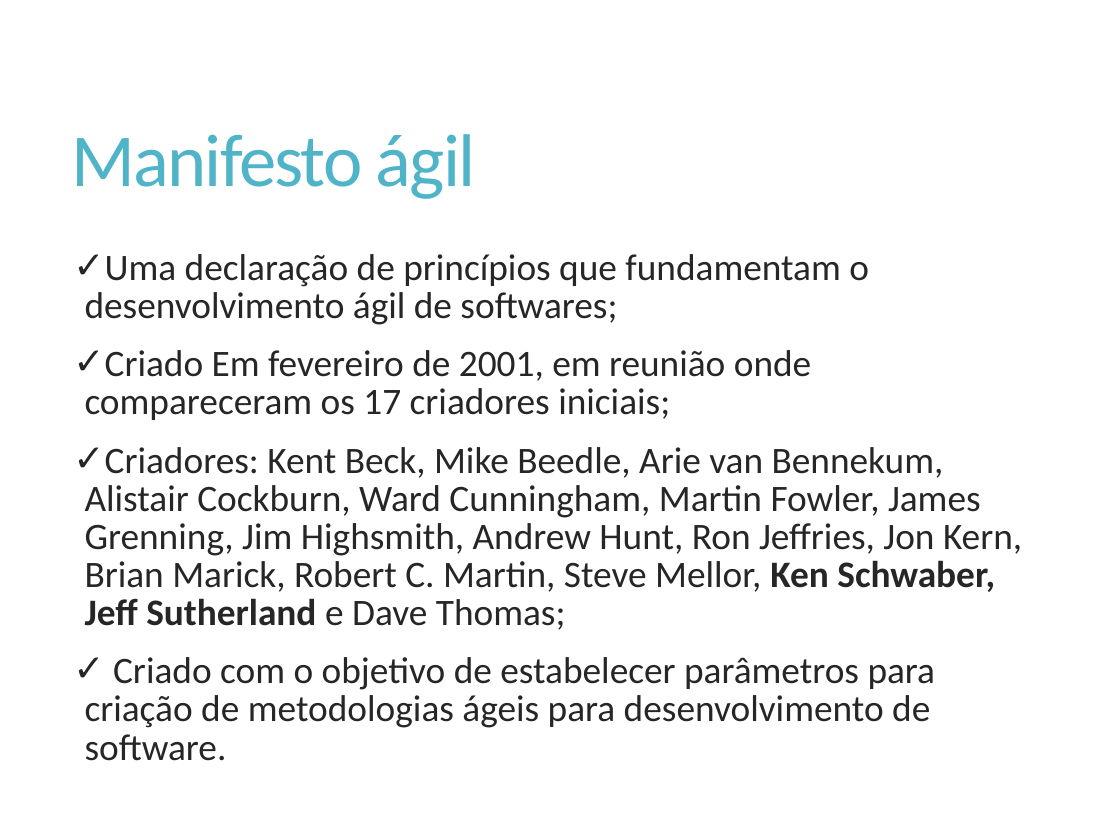
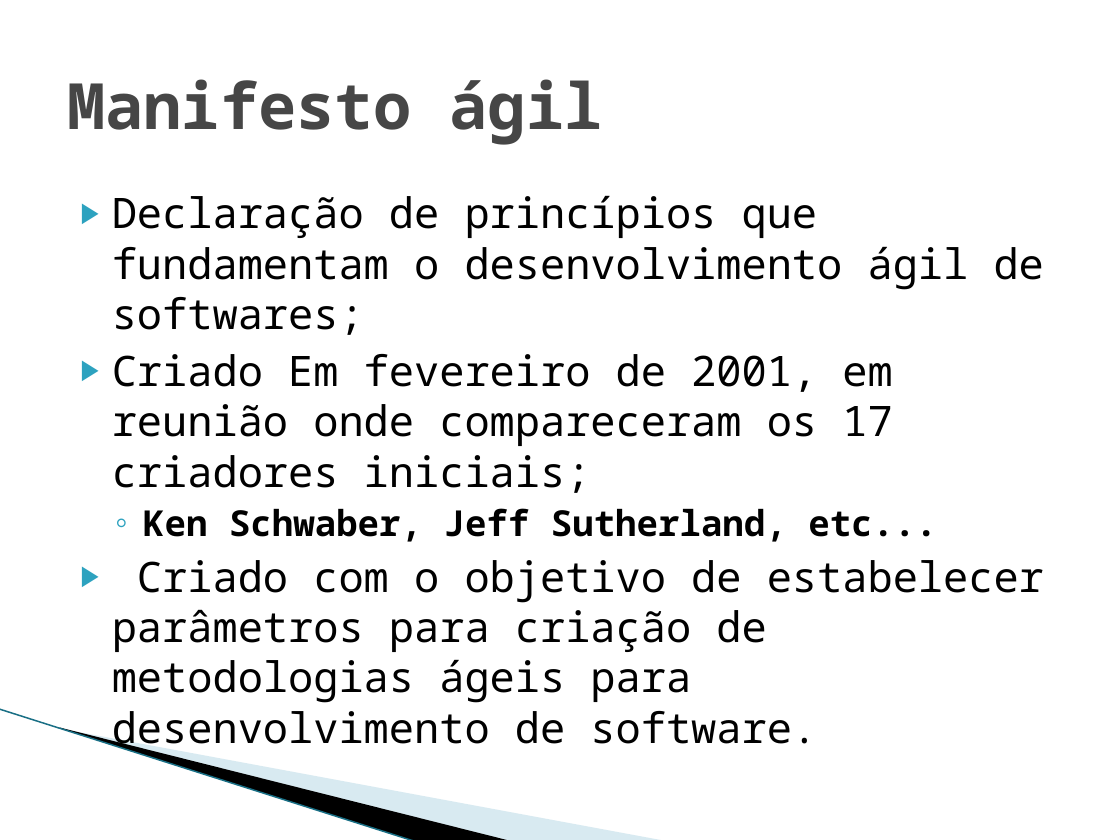
Before and after one commit to Elton-Garbin/TCC-2016, a slide deck: slide 9 of StartIdea/StartIdea.Docs/Apresentacao.pptx. Drawn at 1120x840 pixels with LibreOffice and Linux fonts; fonts in the diff are those of the drawing; background and template pictures are left out. Boxes give left, top, right and bottom in pixels: in the first picture for what was removed or moved away, otherwise in the second. Text is boxed around its words. In the diff, an @@ line names an element or a change of style, - is before the commit and + after.

```diff
--- a/StartIdea/StartIdea.Docs/Apresentacao.pptx
+++ b/StartIdea/StartIdea.Docs/Apresentacao.pptx
@@ title "Manifesto ágil" moved from (x1=72, y1=134, x2=476, y2=199) to (x1=67, y1=79, x2=603, y2=145) @@
@@ title "Manifesto ágil" at (x1=67, y1=79, x2=603, y2=145): size 48 to 41 pt, font Calibri to Noto Sans Mono, text colour #50B4C8 to #464646, letter spacing -1.2 to 0 pt, bold on; line spacing 0.9 to 1 @@
@@ text "Declaração de princípios que fundamentam ..." moved from (x1=85, y1=254, x2=1022, y2=761) to (x1=112, y1=195, x2=1044, y2=754) @@
@@ text at (x1=112, y1=195, x2=1044, y2=335): text changed; size 24 to 27 pt; font Calibri to Noto Sans Mono; text colour #262626 to #000000 @@
-✓ Uma declaração de princípios que fundamentam o desenvolvimento ágil de softwares;
+▶ Declaração de princípios que fundamentam o desenvolvimento ágil de softwares;
@@ text at (x1=112, y1=354, x2=1044, y2=754): size 24 to 27 pt, font Calibri to Noto Sans Mono, text colour #262626 to #000000 in "Criado Em fevereiro de 2001, em reunião ...", "Criado com o objetivo de estabelecer parâmetros ..."; bullet ✓ to ▶; line spacing 0.85 to 1; less space between paragraphs @@
@@ text at (x1=143, y1=508, x2=937, y2=542): text changed; size 24 to 23 pt; font Calibri to Noto Sans Mono; text colour #262626 to #000000; bold on @@
-✓ Criadores: Kent Beck, Mike Beedle, Arie van Bennekum, Alistair Cockburn, Ward Cunningham, Martin Fowler, James Grenning, Jim Highsmith, Andrew Hunt, Ron Jeffries, Jon Kern, Brian Marick, Robert C. Martin, Steve Mellor, Ken Schwaber, Jeff Sutherland e Dave Thomas;
+  ◦ Ken Schwaber, Jeff Sutherland, etc...
@@ line added from (0, 709) to (416, 840), #97C5D8 0.95 pt @@
@@ freeform shape added at (x1=59, y1=727, x2=512, y2=840), fill #000000 @@
@@ freeform shape added at (x1=62, y1=728, x2=666, y2=840), fill #A0CBDC at 40% opacity @@
```
Also in this commit, not shown: 18 other slides changed, 41 slides added, 1 slide removed, 3 other files.
